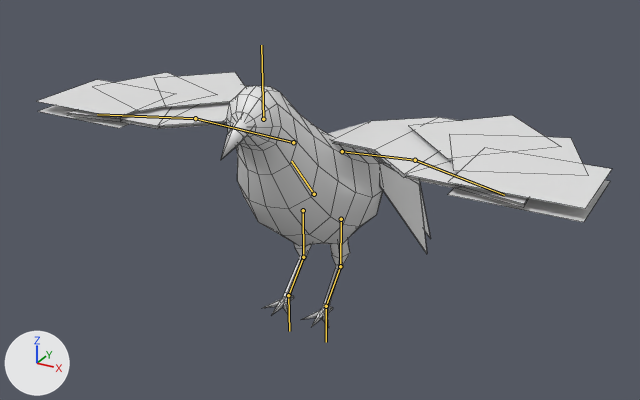
Two versions of the FBX model Assets/FBX/FBX_PlayerCrow.fbx, one commit apart.
The view is the same before and after, from a 50 mm camera at (3.26, -6.09, 3.87) aimed at (-0.04, -0.09, 0.88). The lights are fixed; the arrows at lower left show +X, +Y and +Z. The bones that bend it are drawn over the model as lines. Mesh edges are drawn as thin lines.

Objects in the first picture: 'Crow'.
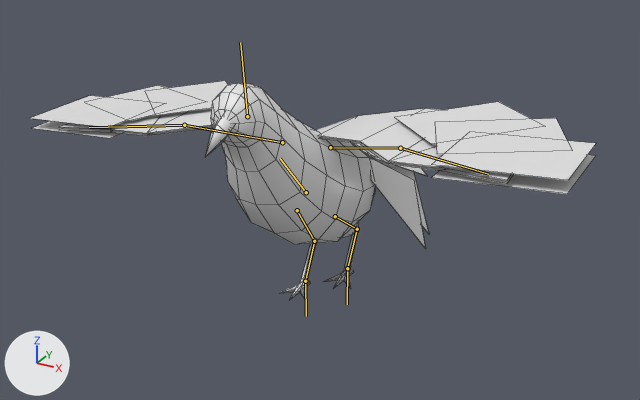
The newer file adds an action. The first version stands in its rest pose; the second is drawn at frame 1 of the action 'Armature|Crow_Walking 2'.

Pixel boxes (x1, y1, x2, y2) of what changed, in the pictures (640 x 400 px):
'Crow', posed (14% shorter)
    before: (38, 72, 612, 327)
    after: (31, 81, 596, 300)
bone 'Body', root to tip
    before: (314, 194) to (291, 161)
    after: (306, 192) to (280, 158)
bone 'Leg_1_L', root to tip
    before: (341, 219) to (340, 266)
    after: (335, 216) to (357, 229)
bone 'Leg_2_L', root to tip
    before: (340, 266) to (326, 306)
    after: (357, 229) to (347, 268)
bone 'Feet_L', root to tip
    before: (326, 306) to (326, 342)
    after: (347, 268) to (347, 304)
bone 'Leg_1_R', root to tip
    before: (303, 210) to (303, 257)
    after: (297, 210) to (314, 241)
bone 'Leg_2_R', root to tip
    before: (303, 257) to (288, 295)
    after: (314, 241) to (305, 281)
bone 'Feet_R', root to tip
    before: (288, 295) to (289, 331)
    after: (305, 281) to (306, 316)

What the commit changed:
Bone 'Body' (bone_body) moves from (0.0, 0.0, 0.0) to (-0.074, 0.0, 0.0).
Bone 'Body' (bone_body) turns from (0, 0, 0) to (0, 3, 3) degrees about its own x, y and z.
Bone 'Leg_1_L' (bone_leg_1_l) turns from (0, 0, 0) to (54, 1, -2) degrees about its own x, y and z.
Bone 'Leg_2_L' (bone_leg_2_l) turns from (0, 0, 0) to (-47, 0, 0) degrees about its own x, y and z.
Bone 'Feet_L' (bone_feet_l) turns from (0, 0, 0) to (-7, 0, 6) degrees about its own x, y and z.
Bone 'Leg_1_R' (bone_leg_1_r) turns from (0, 0, 0) to (31, 2, 0) degrees about its own x, y and z.
Bone 'Leg_2_R' (bone_leg_2_r) turns from (0, 0, 0) to (-17, 0, 0) degrees about its own x, y and z.
Bone 'Feet_R' (bone_feet_r) turns from (0, 0, 0) to (-14, -1, 5) degrees about its own x, y and z.
